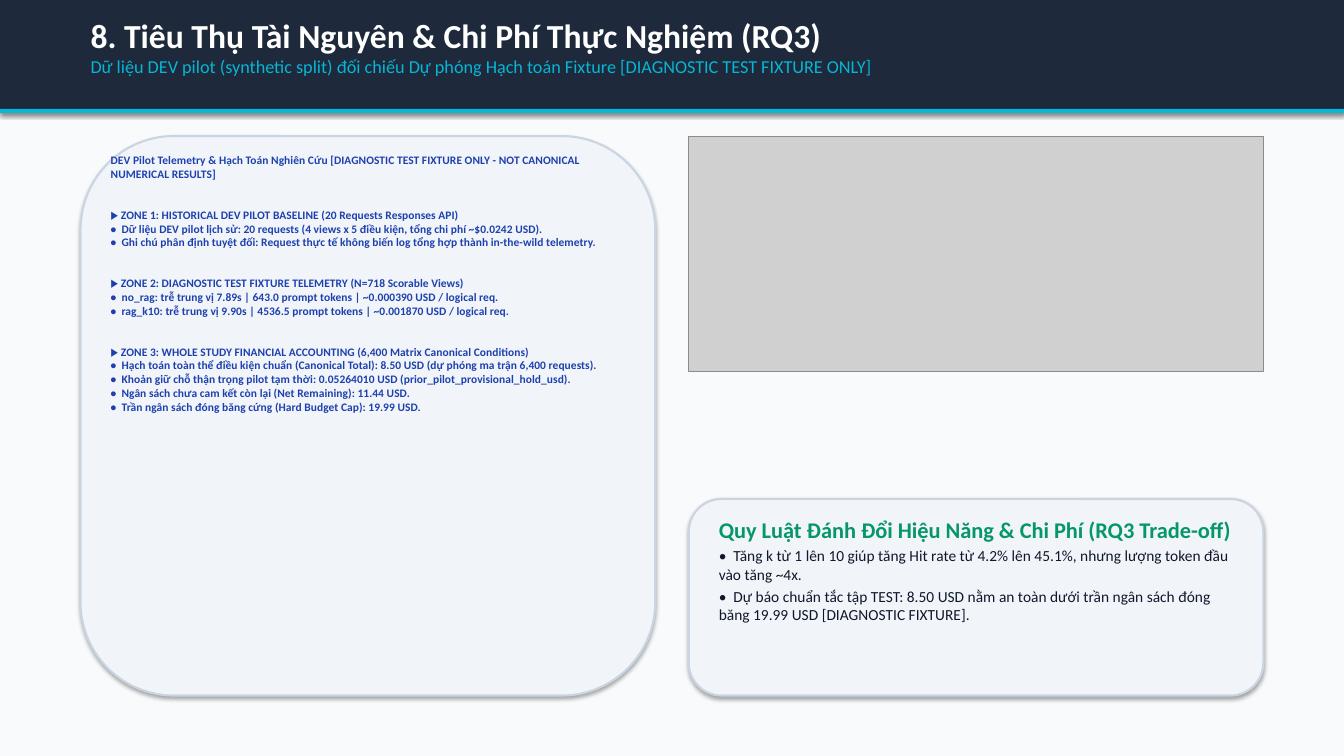
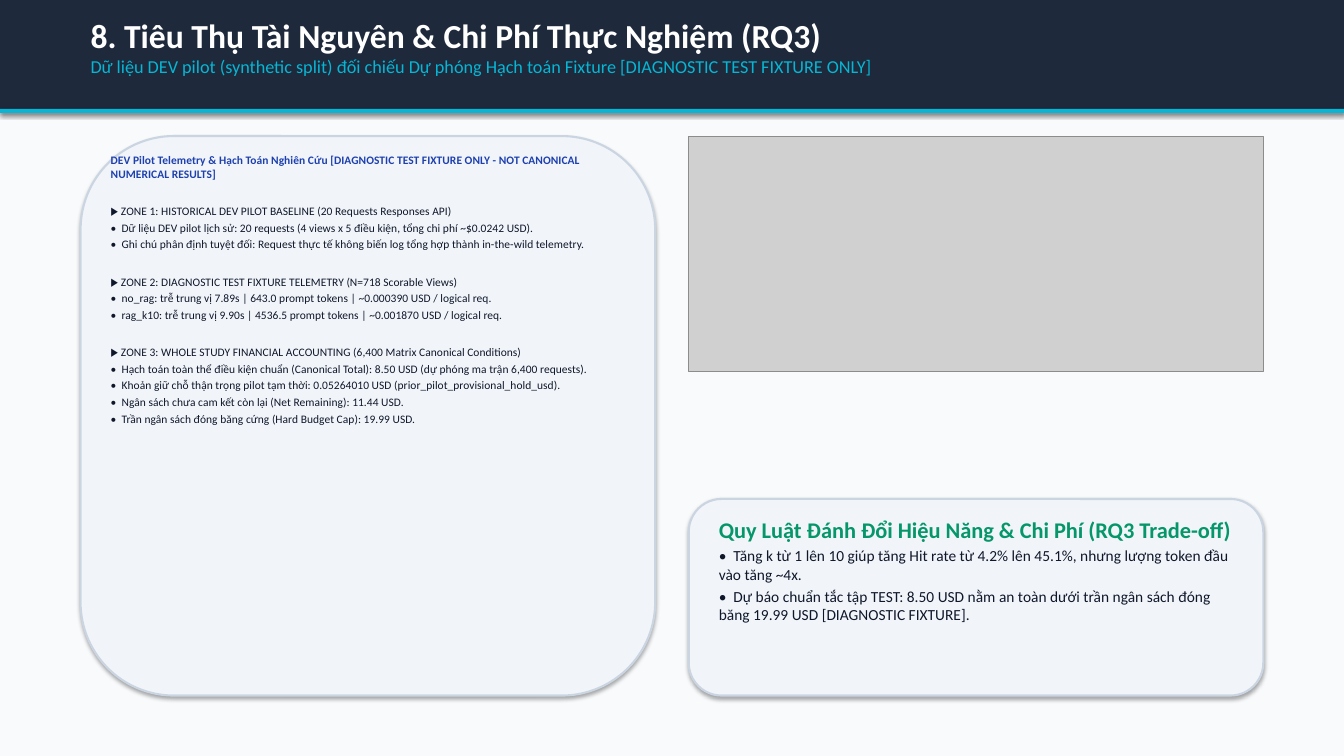
Before and after one commit to habachcp6/RAG2ATTCK, a slide deck: slide 9 of reports/evidence/fixture_populated_slides.pptx. Drawn at 1344x756 pixels with LibreOffice and Linux fonts; fonts in the diff are those of the drawing; grey boxes stand for pictures. Boxes give left, top, right and bottom in pixels: in the first picture for what was removed or moved away, otherwise in the second. Text is boxed around its words. In the diff, an @@ line names an element or a change of style, - is before the commit and + after.

Commit message:
fix(repro-presentation): implement canonical source repair per Root review mandate

```diff
--- a/reports/evidence/fixture_populated_slides.pptx
+++ b/reports/evidence/fixture_populated_slides.pptx
@@ text at (121,207,587,425): text colour #1E40AF to #0F172A, bold off in "▶ ZONE 1: HISTORICAL DEV PILOT BASELINE ...", "• Dữ liệu DEV pilot lịch sử: ...", "• Ghi chú phân định tuyệt đối: ...", "▶ ZONE 2: DIAGNOSTIC TEST FIXTURE TELEMETRY ..." and 7 more places; more space between paragraphs @@
```
Also in this commit, not shown: 3 other slides changed, 10 other files.
